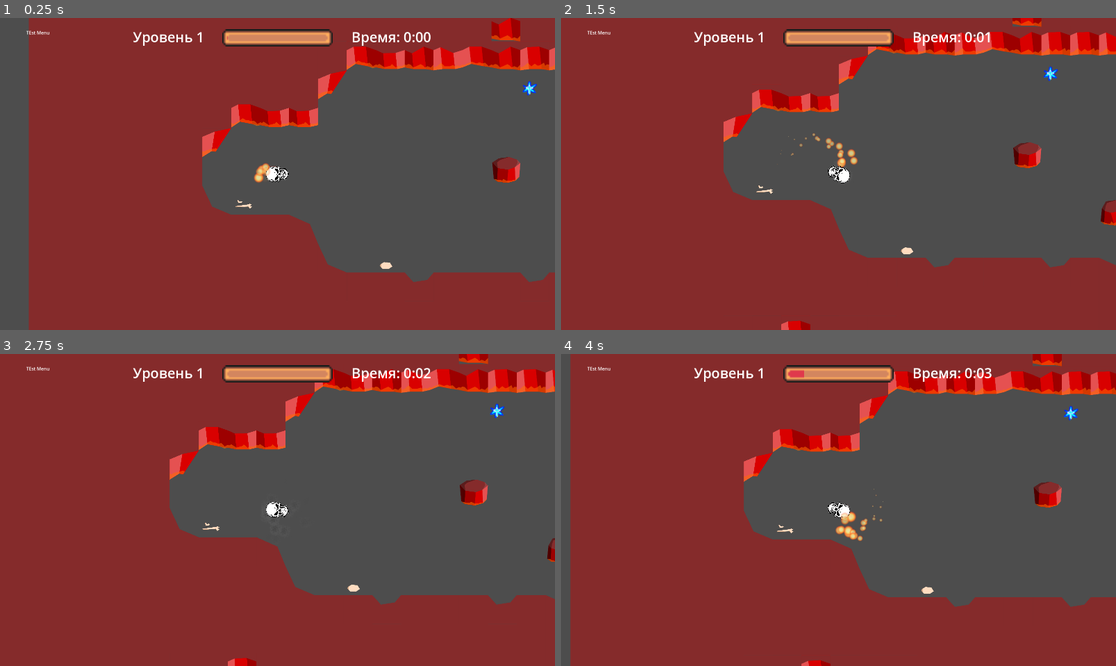
Above: before the commit, frames 1-4 (two rows, left to right).
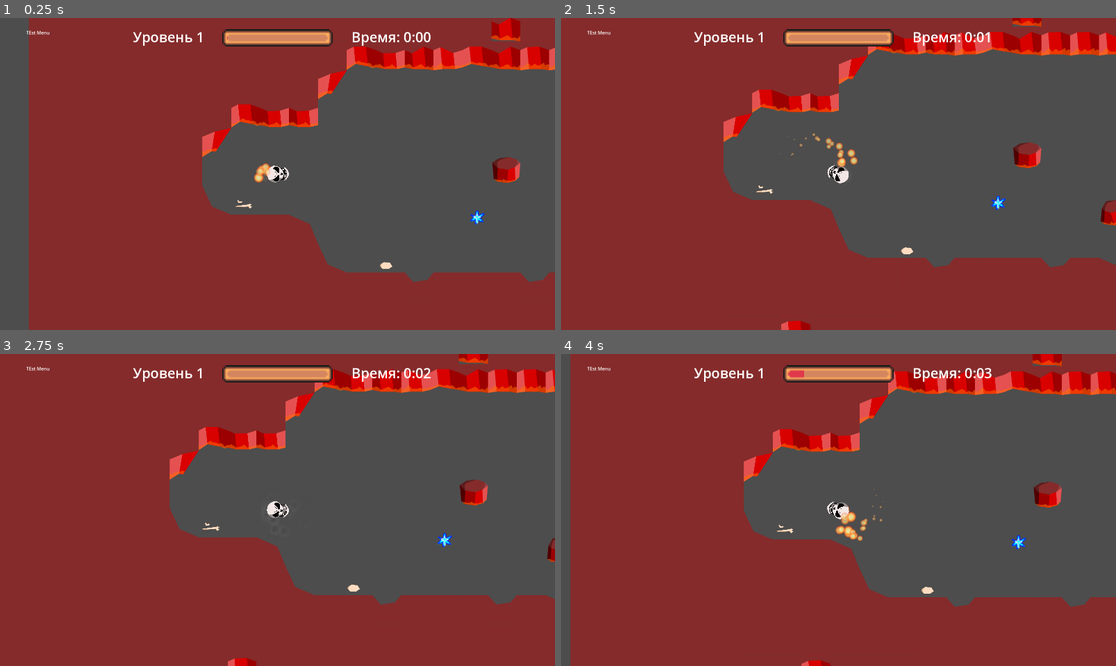
Above: after the commit, the same moments.

Repository: StarikTenger/HellRacing2024
Game: Godot game, scene res://LevelManager.tscn
The game is run twice, just before and just after one commit, with the same random seed, the same clock (stepped at 60 frames per second) and the same inputs.
Inputs:
- Up to frame 1 (0.25 s): no input
- Up to frame 2 (1.5 s): hold D (right) 0.53-1.28 s; hold Down (down) from 1.28 s (still down)
- Up to frame 3 (2.75 s): release Down (down) at 2.03 s; hold D (right) from 2.03 s (still down)
- Up to frame 4 (4 s): release D (right) at 3.53 s; hold A (left) from 3.53 s (still down)

The runs differ from the first frame. In frame 1, 0.3% of the frame differs, in the area x 47-97%, y 20-67%; in frame 2, 0.3%; in frame 3, 0.3%, in the area x 47-91%, y 15-62%; in frame 4, 0.3%.

Commit message:
changed skull

Diff:
--- a/Levels/level_1.tscn
+++ b/Levels/level_1.tscn
@@ -914,12 +914,12 @@
 [node name="CooldownPositions" type="Node2D" parent="."]
 
 [node name="pos1" type="Marker2D" parent="CooldownPositions"]
-position = Vector2(233, -38)
+position = Vector2(52, 409)
 
 [node name="pos2" type="Marker2D" parent="CooldownPositions"]
-position = Vector2(767, -55)
+position = Vector2(1257, 977)
 
 [node name="pos3" type="Marker2D" parent="CooldownPositions"]
-position = Vector2(534, 157)
+position = Vector2(972, 585)
 
 [node name="Bonuses" type="Node2D" parent="."]
--- a/scenes/Skull.tscn
+++ b/scenes/Skull.tscn
@@ -1,10 +1,9 @@
-[gd_scene load_steps=22 format=3 uid="uid://c1g2kesrcewpi"]
+[gd_scene load_steps=21 format=3 uid="uid://c1g2kesrcewpi"]
 
 [ext_resource type="Script" path="res://scripts/Skull.gd" id="1_ocvkw"]
-[ext_resource type="Texture2D" uid="uid://c5tbwnxq3xh5a" path="res://textures/skull.png" id="2_6b212"]
 [ext_resource type="Texture2D" uid="uid://c5r6l30mao3yv" path="res://textures/smoke_particle.png" id="2_n42io"]
-[ext_resource type="Texture2D" uid="uid://dycqeaibrgb4q" path="res://textures/skull_open.png" id="3_fmu62"]
 [ext_resource type="Texture2D" uid="uid://d0b8wehy7lv7" path="res://textures/fire_particle.png" id="4_qyghn"]
+[ext_resource type="Texture2D" uid="uid://cdhtmq1pgg7eu" path="res://textures/SkullFin.png" id="4_v1pm0"]
 
 [sub_resource type="CapsuleShape2D" id="CapsuleShape2D_e83ju"]
 radius = 56.6667
@@ -59,10 +58,7 @@
 animations = [{
 "frames": [{
 "duration": 1.0,
-"texture": ExtResource("2_6b212")
-}, {
-"duration": 1.0,
-"texture": ExtResource("3_fmu62")
+"texture": ExtResource("4_v1pm0")
 }],
 "loop": true,
 "name": &"default",
@@ -129,11 +125,11 @@
 one_shot = true
 
 [node name="SkullAnimation" type="AnimatedSprite2D" parent="."]
+position = Vector2(6.66667, -3.33333)
 rotation = -1.5708
-scale = Vector2(0.5, 0.5)
+scale = Vector2(0.576496, 0.566586)
 sprite_frames = SubResource("SpriteFrames_oo011")
 frame_progress = 0.813595
-metadata/_edit_lock_ = true
 
 [node name="FireParticles2" type="GPUParticles2D" parent="."]
 position = Vector2(-66.6667, 0)
